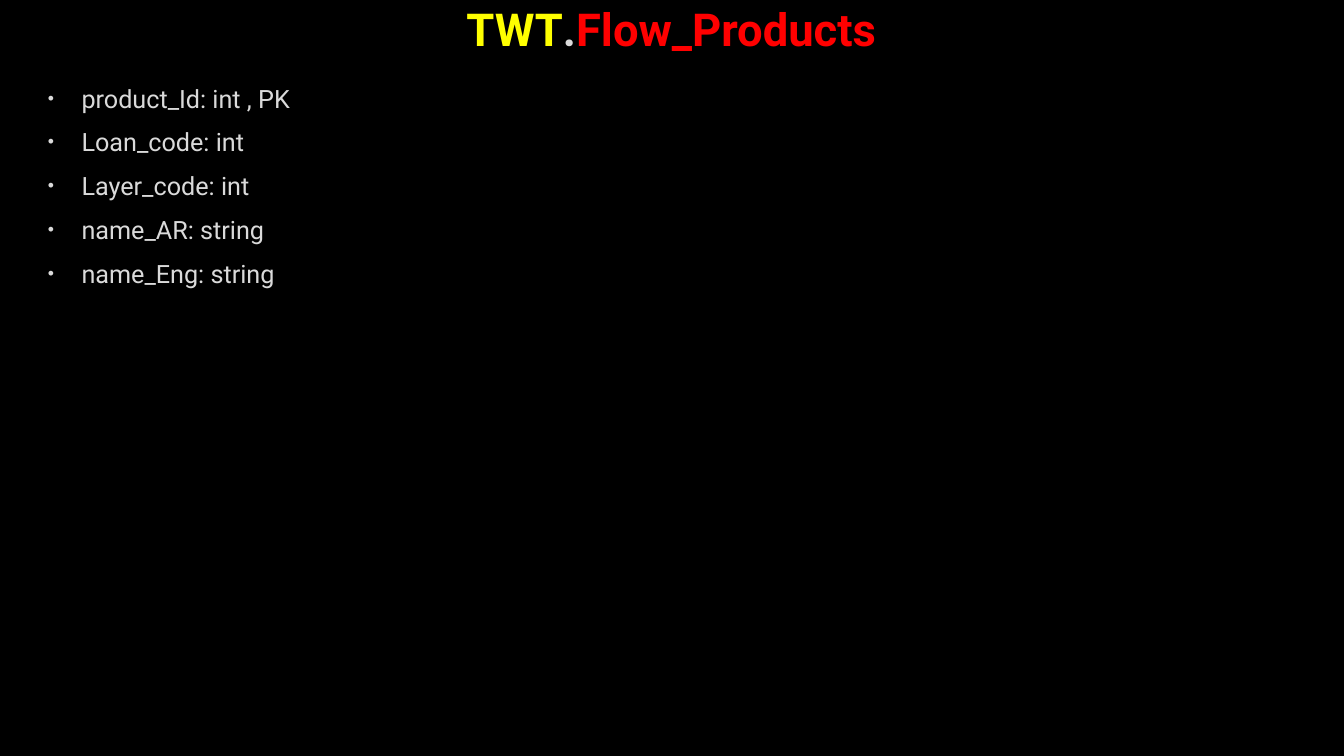
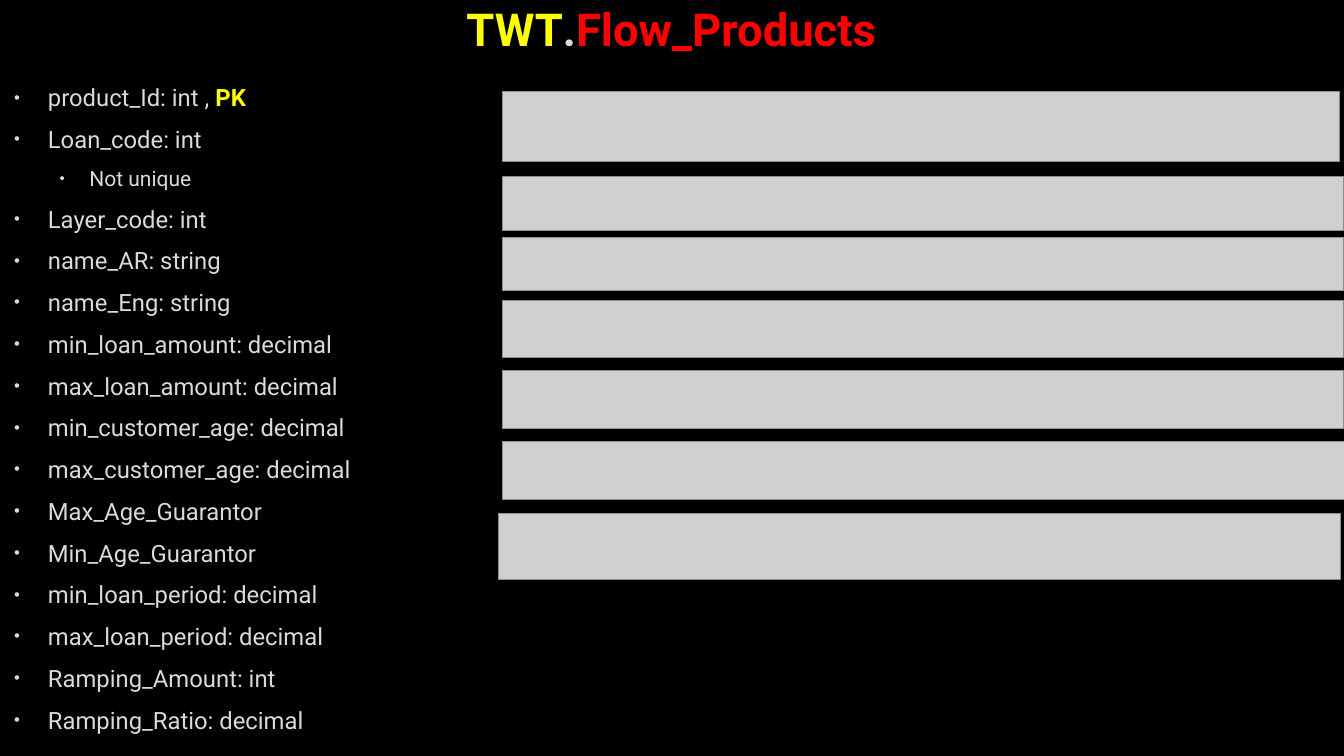
Before and after one commit to AhmedMohamedSamir1/Summary, a slide deck: slide 47 of Dot Net/Business.pptx (slide 31 before the commit). Drawn at 1344x756 pixels with LibreOffice and Linux fonts; fonts in the diff are those of the drawing; grey boxes stand for pictures; background and template pictures are left out. Boxes give left, top, right and bottom in pixels: in the first picture for what was removed or moved away, otherwise in the second. Text is boxed around its words. In the diff, an @@ line names an element or a change of style, - is before the commit and + after.

```diff
--- a/Dot Net/Business.pptx
+++ b/Dot Net/Business.pptx
@@ text "product_Id: int , PK": place and size @@
-text "product_Id: int , PK" at (82, 89, 290, 289)
+text "product_Id: int , PK" at (48, 88, 350, 734)
@@ text at (48, 88, 246, 316): size 18 to 17 pt in "product_Id: int , PK", "Loan_code: int", "Layer_code: int", "name_AR: string" and 1 more places; text colour #DADADA to #FFFF00, bold on in "PK" @@
@@ picture added at (503, 91, 1340, 161) @@
@@ text at (89, 171, 191, 191): paragraph added @@
+  • Not unique
@@ picture added at (503, 176, 1344, 230) @@
@@ picture added at (503, 237, 1344, 290) @@
@@ picture added at (503, 300, 1344, 358) @@
@@ text at (48, 335, 350, 734): paragraphs added @@
+• min_loan_amount: decimal
+• max_loan_amount: decimal
+• min_customer_age: decimal
+• max_customer_age: decimal
+• Max_Age_Guarantor
+• Min_Age_Guarantor
+• min_loan_period: decimal
+• max_loan_period: decimal
+• Ramping_Amount: int
+• Ramping_Ratio: decimal
@@ picture added at (503, 371, 1344, 429) @@
@@ picture added at (503, 442, 1344, 499) @@
@@ picture added at (498, 513, 1340, 580) @@
```
Also in this commit, not shown: 11 other slides changed, 27 slides added, 1 slide removed, 4 other files.
